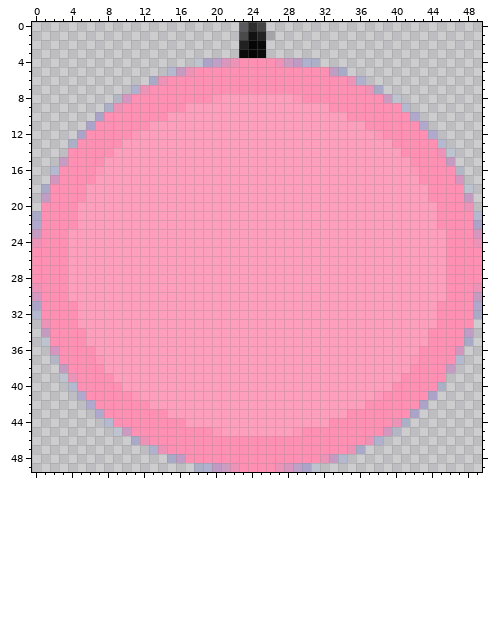
Two states of a pixel-art sprite, code/images/knotPuzzle/pinkB.png. This is how it looked before the edit.
The file is 50x50 pixels. Pixels under 10% opacity are left out. Colours within 5 levels of each other are drawn and written as one.
After the commit:
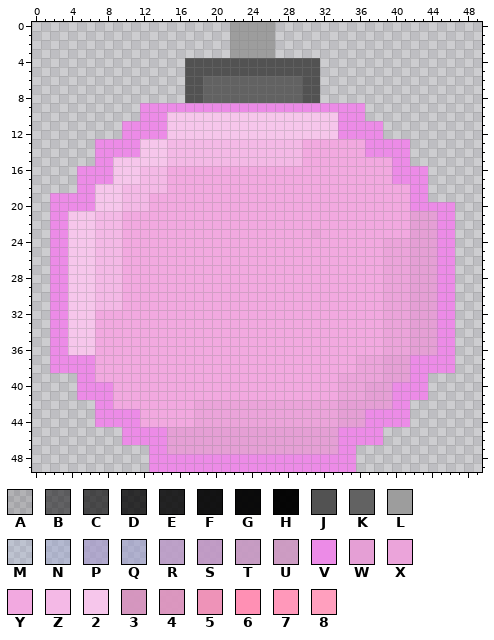
Palette (. is transparent): A #00000021  B #00000085  C #000000a3  D #000000c6  E #000000d3  F #000000e7  G #000000f1  H #000000f8  J #525252  K #626262  L #9d9d9d  M #879bd235  N #8f9acf65  P #a499cbb0  Q #999acd8e  R #ba99c7d7  S #bf96c4e3  T #c697c2e8  U #cd98c2ee  V #ec8be7  W #e59fd5  X #eba4da  Y #f2a9e0  Z #f4b9e6  2 #f6c6eb  3 #d594bef5  4 #db95bef7  5 #ee93b8fe  6 #ff90b4  7 #ff98ba  8 #ff9fbe
Diff:
Changed rows in their new state; - is an unchanged pixel.
first column x 0:
 0 ----------------------LLLLL-----------------------
 1 ----------------------LLLLL-----------------------
 2 ----------------------LLLLL-----------------------
 3 ----------------------LLLLL-----------------------
 4 -----------------JJJJJJJJJJJJJJJ------------------
 5 ---------------..JJJJJJJJJJJJJJJ...---------------
 6 -------------....JJKKKKKKKKKKKJJ.....-------------
 7 -----------......JJKKKKKKKKKKKJJ.......-----------
 8 ---------........JJKKKKKKKKKKKJJ.........---------
 9 --------....VVVVVVVVVVVVVVVVVVVVVVVVV.....--------
10 -------.....VVV2222222222222222222VVV......-------
11 ------....VVVVV2222222222222222222VVVVV.....------
12 -----.....VVVVV2222222222222222222VVVVV......-----
13 ----...VVVVV222ZZZZZZZZZZZZZZZYYYYYYYVVVVV....----
14 ----...VVVVV222ZZZZZZZZZZZZZZZYYYYYYYVVVVV.....---
15 ---....VV222222ZZZZZZZZZZZZZZZYYYYYYYYYYVV.....---
16 --...VVVV222ZZZYYYYYYYYYYYYYYYYYYYYYYYYYVVVV....--
17 --...VVVV222ZZZYYYYYYYYYYYYYYYYYYYYYYYYYVVVV....--
18 -....VV222ZZZZZYYYYYYYYYYYYYYYYYYYYYYYYYYYVV.....-
19 -.VVVVV222ZZZYYYYYYYYYYYYYYYYYYYYYYYYYYYYYVV.....-
20 -.VVVVV222ZZZYYYYYYYYYYYYYYYYYYYYYYYYYYYYYVVVVV..-
21 ..VV222ZZZYYYYYYYYYYYYYYYYYYYYYYYYYYYYYYYYWWWVV...
22 ..VV222ZZZYYYYYYYYYYYYYYYYYYYYYYYYYYYYYYYYWWWVV...
23 ..VV222ZZZYYYYYYYYYYYYYYYYYYYYYXYYYYYYYYYYWWWVV...
24 ..VV222ZZZYYYYYYYYYYYYYYYYYYYYYYYYYYYYYXXXWWWVV...
25 ..VV222ZZZYYYYYYYYYYYYYYYYYYYYYYYYYYYYYXXXWWWVV...
26 ..VV222ZZZYYYYYYYYYYYYYYYYYYYYYYYYYYYYYXXXWWWVV...
27 ..VV222ZZZYYYYYYYYYYYYYYYYYYYYYYYYYYYYYXXXWWWVV...
28 ..VV222ZZZYYYYYYYYYYYYYYYYYYYYYYYYYYYYYXXXWWWVV...
29 ..VV222ZZZYYYYYYYYYYYYYYYYYYYYYYYYYYYYYXXXWWWVV...
30 ..VV222ZZZYYYYYYYYYYYYYYYYYYYYYYYYYYYYYXXXWWWVV...
31 ..VV222ZZZYYYYYYYYYYYYYYYYYYYYYYYYYYYYYXXXWWWVV...
32 ..VV222YYYYYYYYYYYYYYYYYYYYYYYYYYYYYYYYXXXWWWVV...
33 -.VV222YYYYYYYYYYYYYYYYYYYYYYYYYYYYYYYYXXXWWWVV..-
34 -.VV222YYYYYYYYYYYYYYYYYYYYYYYYYYYYYYYYXXXWWWVV..-
35 -.VV222YYYYYYYYYYYYYYYYYYYYYYYYYYYYYYYYXXXWWWVV..-
36 --VV222YYYYYYYYYYYYYYYYYYYYYYYYYYYYYYYYXXXWWWVV.--
37 --VVVVVYYYYYYYYYYYYYYYYYYYYYYYYYYYYYXXXWWWVVVVV.--
38 --VVVVVYYYYYYYYYYYYYYYYYYYYYYYYYYYYYXXXWWWVVVVV---
39 ---..VVYYYYYYYYYYYYYYYYYYYYYYYYYYYXXXXXWWWVV..----
40 ----.VVVVYYYYYYYYYYYYYYYYYYYYYYYYYXXXWWWVVVV..----
41 -----VVVVYYYYYYYYYYYYYYYYYYYYYYYYYXXXWWWVVVV.-----
42 ------.VVYYYYYYYYYXXXXXXXXXXXXXXXXWWWWWWVV..------
43 -------VVVVVYYYYYYXXXXXXXXXXXXXXXXWWWVVVVV.-------
44 -------VVVVVYYYYYYXXXXXXXXXXXXXXXXWWWVVVVV--------
45 ---------.VVVVVWWWWWWWWWWWWWWWWWWWVVVVV..---------
46 ----------VVVVVWWWWWWWWWWWWWWWWWWWVVVVV-----------
47 -------------VVWWWWWWWWWWWWWWWWWWWVV.-------------
48 -------------VVVVVVVVVVVVVVVVVVVVVVV--------------
49 -------------VVVVVVVVVVVVVVVVVVVVVVV--------------
Where, in picture pixels (left, top, right, bottom), the same in both pictures:
changed: (32, 22, 482, 472)
